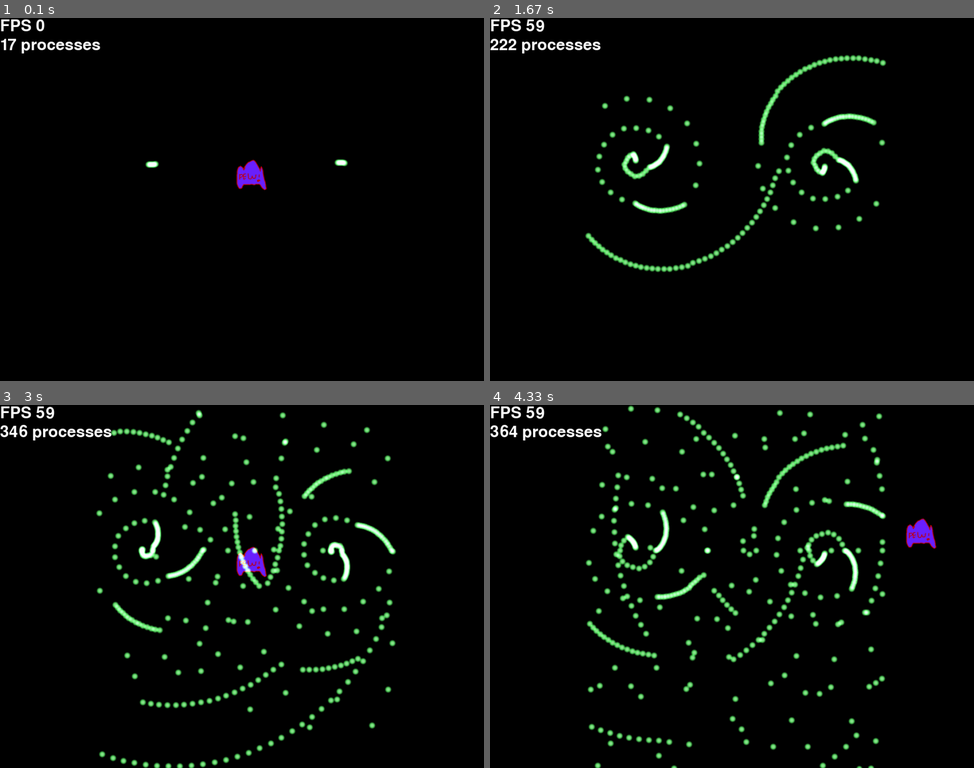
Above: before the commit, frames 1-4 (two rows, left to right).
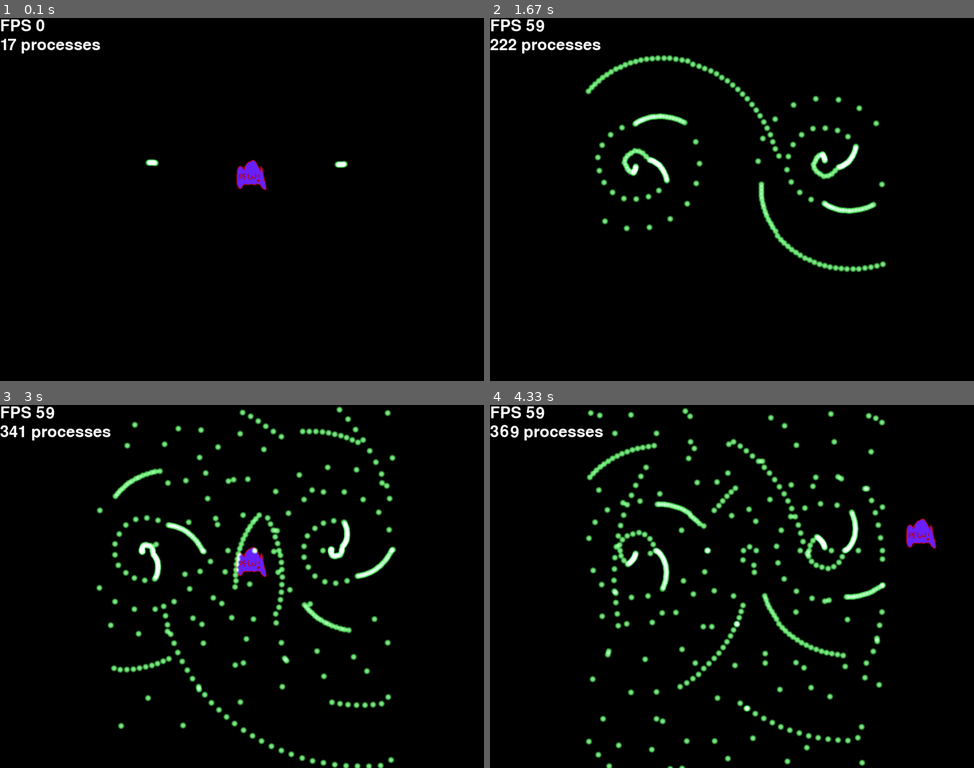
Above: after the commit, the same moments.

Repository: Fiona/Myrmidon
Game: pygame game, started from concept.py
Same seed, same stepped clock (60 frames per second), same inputs: the game is played once before the commit and once after it. The source is Python 2; it was converted automatically to run under Python 3.
Inputs (mouse positions are in pixels of both pictures, inside the frame that each line leads up to):
- Up to frame 1 (0.1 s): no input
- Up to frame 2 (1.67 s): hold Right 0.33-0.8 s; move the mouse to (712, 214) at 0.37 s; hold Up 0.83-1.13 s; move the mouse to (886, 188) at 0.87 s; tap Space at 0.9, 1.23, 1.53 s; hold Right 1.17-1.63 s; move the mouse to (736, 224) at 1.2 s
- Up to frame 3 (3 s): hold Left 1.67-2.2 s; move the mouse to (125, 590) at 1.7 s; tap Space at 1.73, 2.03, 2.3, 2.63, 2.93 s; hold Down 2.23-2.53 s; move the mouse to (290, 666) at 2.27 s; hold Left 2.57-2.97 s; move the mouse to (91, 669) at 2.6 s
- Up to frame 4 (4.33 s): hold Up 3-3.37 s; move the mouse to (804, 459) at 3.03 s; tap Space at 3.07, 3.47, 3.77, 4.13 s; hold Right 3.4-4.03 s; move the mouse to (911, 713) at 3.43 s; hold Down from 4.07 s (still down); move the mouse to (790, 619) at 4.1 s

The runs differ from the first frame. In frame 1, 0.1% of the frame differs, in the area x 30-72%, y 38-42%; in frame 2, 5.9%; in frame 3, 10%; in frame 4, 11%, in the area x 3-82%, y 0-100%.

Commit message:
fix to move_forward

Diff:
--- a/myrmidon.py
+++ b/myrmidon.py
@@ -275,7 +275,7 @@
 		pos2 = [0.0,0.0]
 
 		pos2[0] = pos[0] + distance * math.cos(math.radians(angle))
-		pos2[1] = pos[1] - distance * math.sin(math.radians(angle))
+		pos2[1] = pos[1] + distance * math.sin(math.radians(angle))
 
 		return pos2
 
